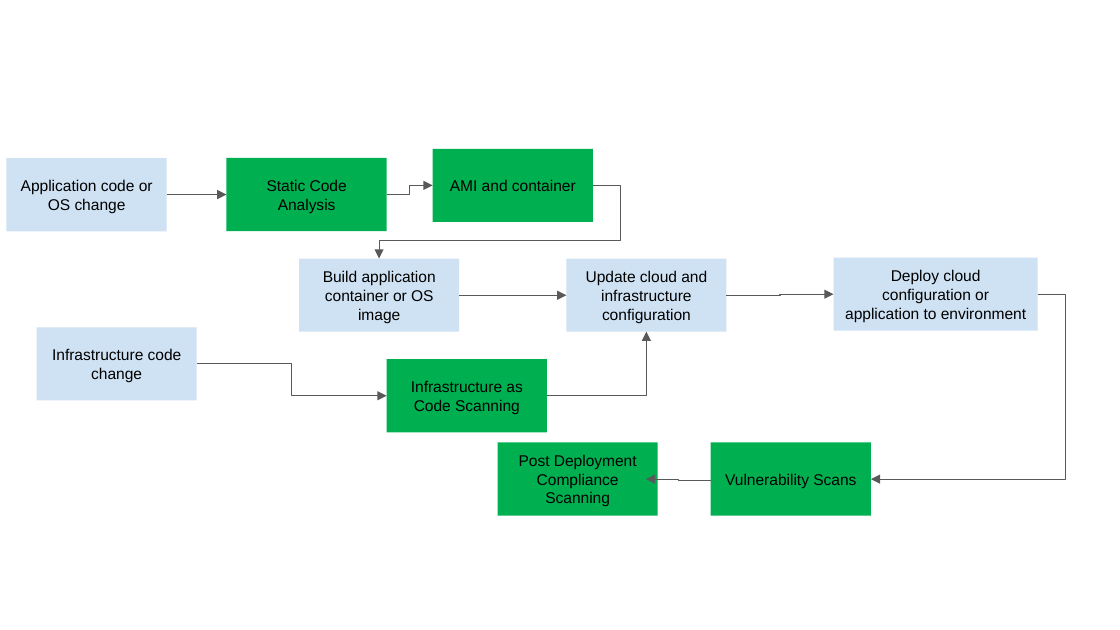
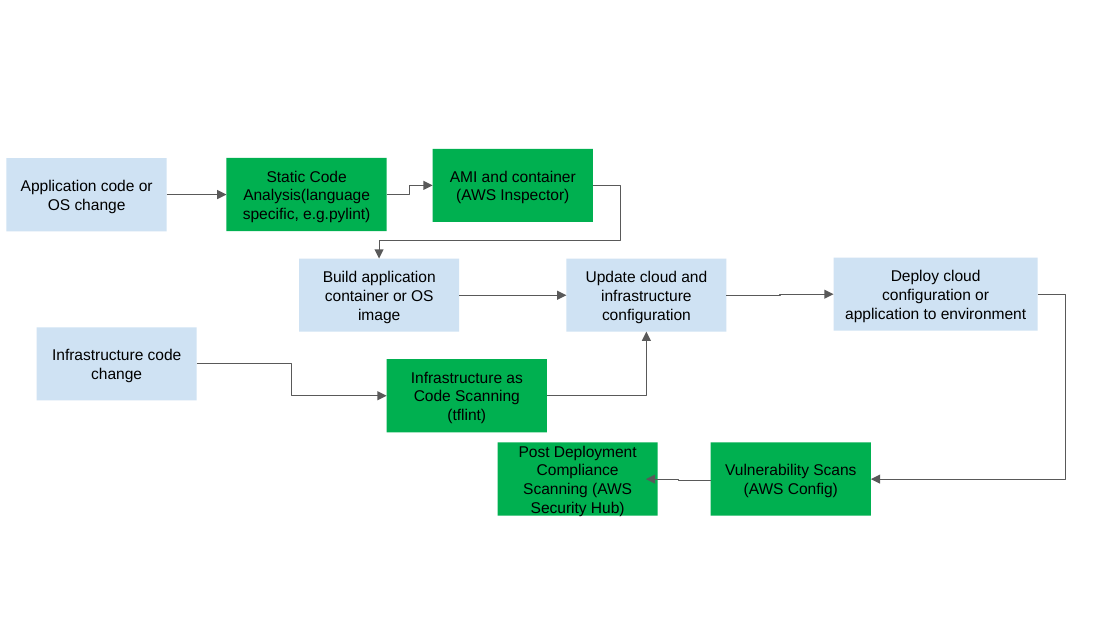
Before and after one commit to StefanPapp/udacity_aws_architecture_security, a slide deck: slide 1 of exercise5/DevSecOpsPipeline.pptx. Drawn at 1120x630 pixels with LibreOffice and Linux fonts; fonts in the diff are those of the drawing. Boxes give left, top, right and bottom in pixels: in the first picture for what was removed or moved away, otherwise in the second. Text is boxed around its words. In the diff, an @@ line names an element or a change of style, - is before the commit and + after.

```diff
--- a/exercise5/DevSecOpsPipeline.pptx
+++ b/exercise5/DevSecOpsPipeline.pptx
@@ text in rectangle at bbox=[243, 170, 370, 222]: text changed @@
-Static Code Analysis
+Static Code Analysis(language specific, e.g.pylint)
@@ text in rectangle at bbox=[450, 170, 576, 203]: text changed @@
-AMI and container
+AMI and container
+(AWS Inspector)
@@ text in rectangle at bbox=[411, 371, 522, 423]: text changed @@
-Infrastructure as Code Scanning
+Infrastructure as Code Scanning (tflint)
@@ text in rectangle at bbox=[519, 446, 637, 516]: text changed @@
-Post Deployment Compliance Scanning
+Post Deployment Compliance Scanning (AWS Security Hub)
@@ text in rectangle at bbox=[725, 463, 856, 497]: text changed @@
-Vulnerability Scans
+Vulnerability Scans
+(AWS Config)
```
Also in this commit, not shown: 3 other files.
